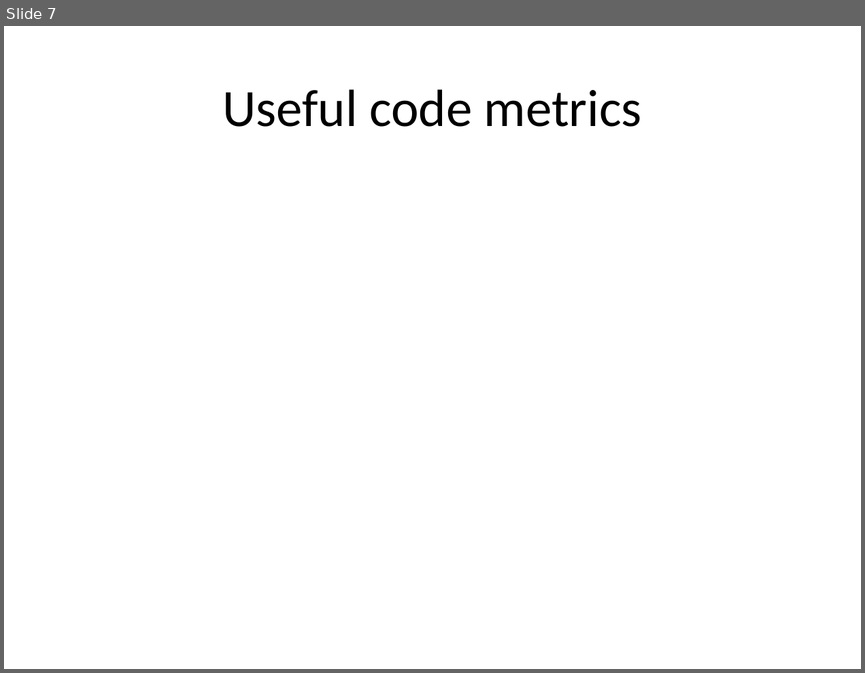
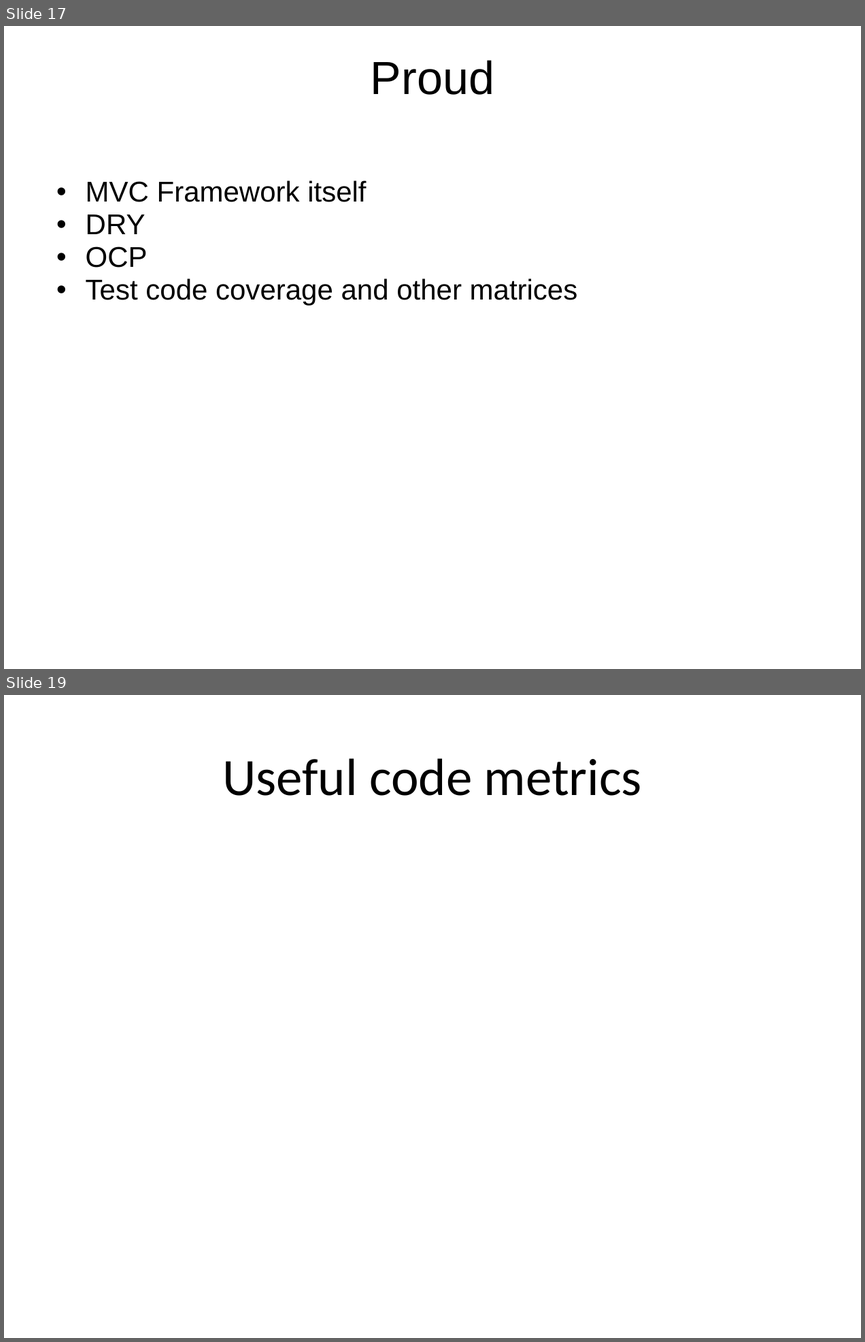
Before and after one commit to lqi/sensiblephp, a slide deck: FinalProjectPresentation.pptx. Shown one above the other, each under a label of ours: slide 7 before the commit, slides 17 and 19 after it; the slides between them are not shown. The pictures are 865x673 and 865x1342 pixels, drawn with LibreOffice and Linux fonts; fonts in the diff are those of the drawing. Boxes give left, top, right and bottom in pixels: in the first picture for what was removed or moved away, otherwise in the second. Text is boxed around its words. In the diff, an @@ line names an element or a change of style, - is before the commit and + after.

```diff
--- a/FinalProjectPresentation.pptx
+++ b/FinalProjectPresentation.pptx
@@ slide 17 added at (x1=4, y1=26, x2=861, y2=669), background #FFFFFF @@
@@ title added at (x1=371, y1=60, x2=494, y2=95), 39 pt, text #000000 @@
+Proud
@@ text added at (x1=86, y1=180, x2=578, y2=305), 24 pt, text #000000 @@
+  • MVC Framework itself
+  • DRY
+  • OCP
+  • Test code coverage and other matrices
@@ what was slide 7 is now slide 19 @@
```
Also in this commit, not shown: 13 other slides added, 2 slides removed.
